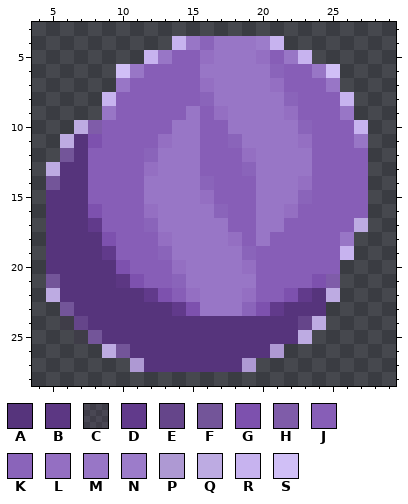
A pixel-art sprite gets an edit: sprites/items/glucose.png. The picture above was drawn from the file before the commit.
The file is 32x32 pixels. Colours within 5 levels of each other are drawn and written as one. Shown: x 4..29, y 3..28.
Palette (. is transparent): A #56347c  B #5c3783  C #65417c1c  D #613a8b  E #65458a  F #735599  G #7d51ae  H #7f5ca9  J #875eb7  K #8a64ba  L #946fc2  M #9876c6  N #9c7cca  P #ae99d3  Q #bdabe2  R #c7b3ef  S #d0bff6
Pixels before, first column x 5:
 4 .........RMKMMMNR......
 5 .......RMJJLMMMLJMR....
 6 .....SMJJJJMMMMMKJJMS..
 7 .....MJJJJJLMMMMLJJJM..
 8 ....RJJJJJJKMMMMMKJJJR.
 9 ....MJJJJJMJLMMMMLJJJM.
10 ..QHJJJJJMMJJMMMMMKJJJR
11 .QAGJJJJLMMJJKMMMMLJJJM
12 .FAJJJJKMMMJJJLMMMMJJJJ
13 QAAJJJJLMMMJJJKMMMMJJJJ
14 FAAJJJJMMMMKJJJMMMLJJJJ
15 AAAJJJJMMMMLJJJMMMKJJJJ
16 AAAGJJJLMMMMKJJMMLJJJJJ
17 AAADJJJKMMMMMJJMMJJJJJQ
18 AAAAGJJJLMMMMLJMJJJJJM.
19 AAAADJJJKMMMMMKJJJJJJR.
20 AAAAAGJJJLMMMMLJJJJJJ..
21 FAAAABGJJKMMMMMJJJJGH..
22 QAAAAAADGJLMMMLJJGDAQ..
23 .FAAAAAAADGMMMKGDAAA...
24 .CEAAAAAAAAAAAAAAAEQ...
25 ..CFAAAAAAAAAAAAAAQ....
26 ....QFAAAAAAAAAAP......
27 ......PAAAAAAAP........
Once edited:
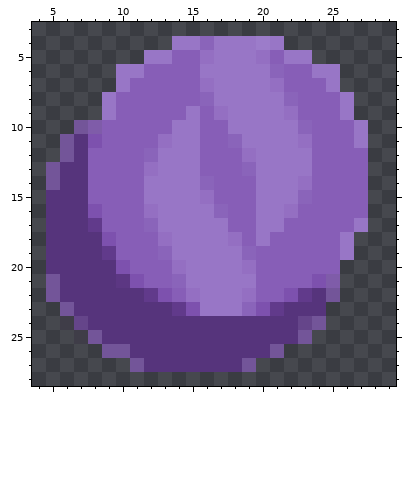
Changes in this commit:
y 4: x 14 R -> M; x 21 R -> M
y 5: x 12 R -> M; x 23 R -> M
y 6: x 10 S -> M; x 25 S -> M
y 8: x 9 R -> M; x 26 R -> M
y 10: x 7 Q -> F; x 27 R -> M
y 11: x 6 Q -> F
y 13: x 5 Q -> F
y 17: x 27 Q -> M
y 19: x 26 R -> M
y 22: x 5 Q -> F; x 25 Q -> F
y 24: x 24 Q -> F
y 25: x 23 Q -> F
y 26: x 9 Q -> F; x 21 P -> F
y 27: x 11 P -> F; x 19 P -> F
